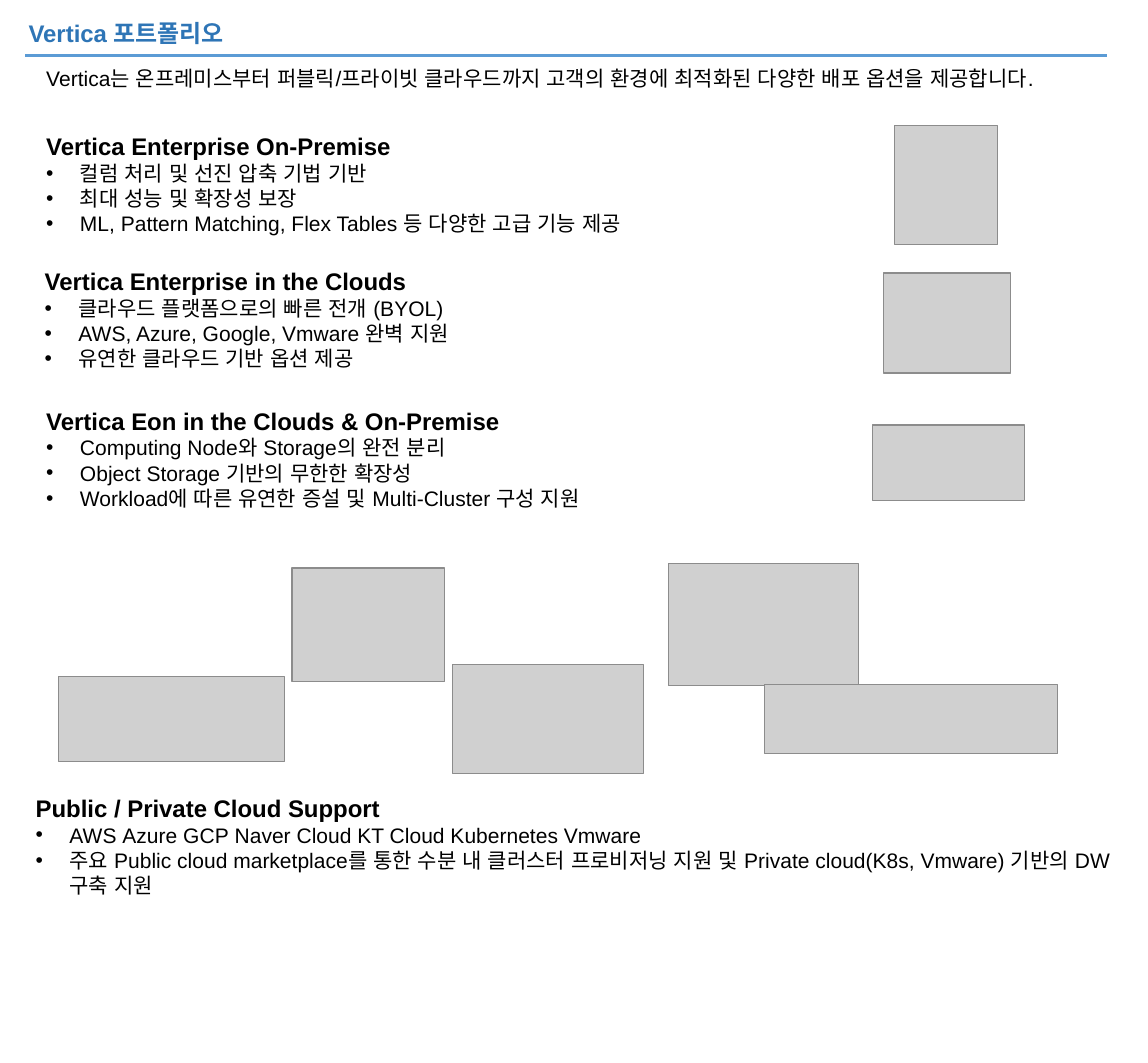
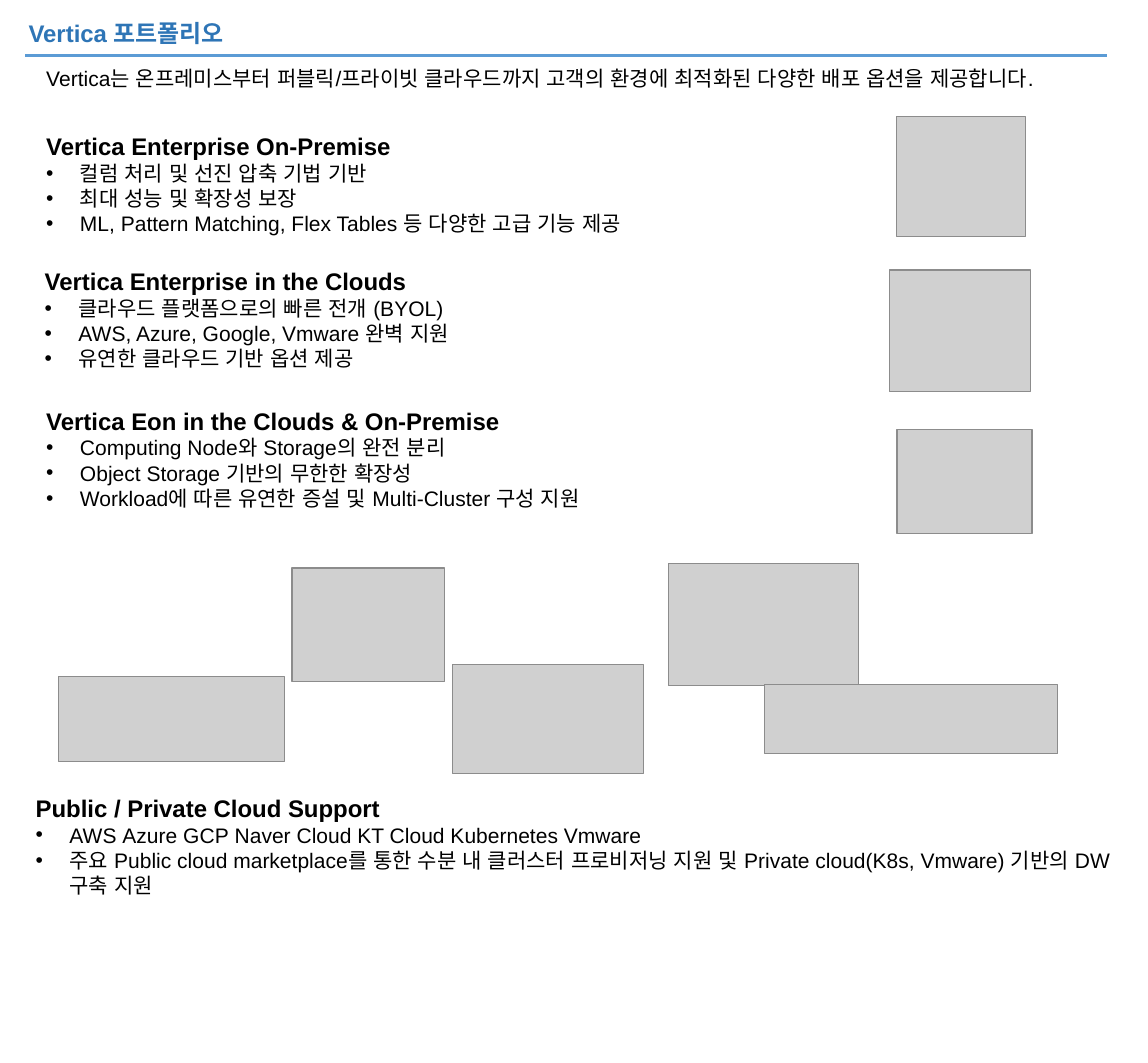
Before and after one commit to JIN0326/vertica_blog, a slide deck: slide 3 of 99ref/버티카_blog.pptx. Drawn at 1148x1063 pixels with LibreOffice and Linux fonts; fonts in the diff are those of the drawing; grey boxes stand for pictures. Boxes give left, top, right and bottom in pixels: in the first picture for what was removed or moved away, otherwise in the second. Text is boxed around its words. In the diff, an @@ line names an element or a change of style, - is before the commit and + after.

```diff
--- a/99ref/버티카_blog.pptx
+++ b/99ref/버티카_blog.pptx
@@ rectangle added at bbox=[891, 107, 1031, 247], fill #FFFFFF, outline #FFFFFF 1 pt @@
@@ picture: place and size @@
-picture at bbox=[895, 125, 998, 245]
+picture at bbox=[896, 117, 1025, 237]
@@ rectangle added at bbox=[890, 260, 1030, 401], fill #FFFFFF, outline #FFFFFF 1 pt @@
@@ picture: place and size @@
-picture at bbox=[883, 273, 1011, 374]
+picture at bbox=[889, 270, 1030, 392]
@@ rectangle added at bbox=[894, 411, 1035, 552], fill #FFFFFF, outline #FFFFFF 1 pt @@
@@ picture: place and size @@
-picture at bbox=[873, 426, 1025, 501]
+picture at bbox=[897, 430, 1032, 535]
```
Also in this commit, not shown: 2 other slides changed, 20 other files.
